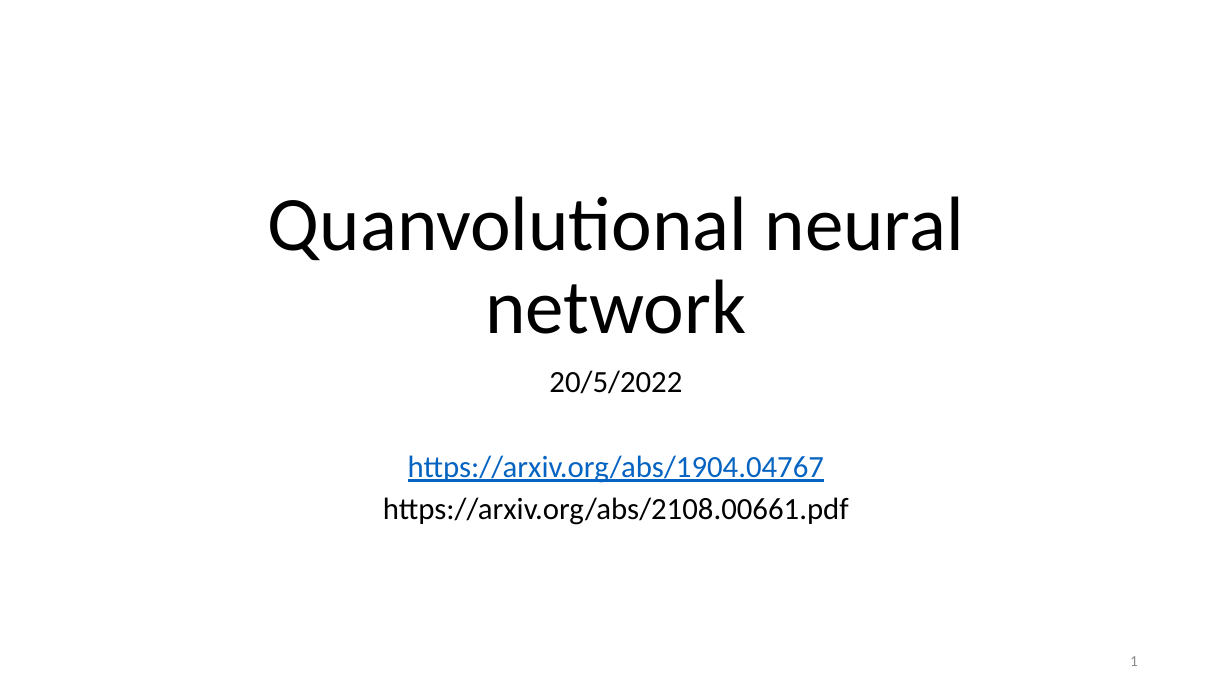
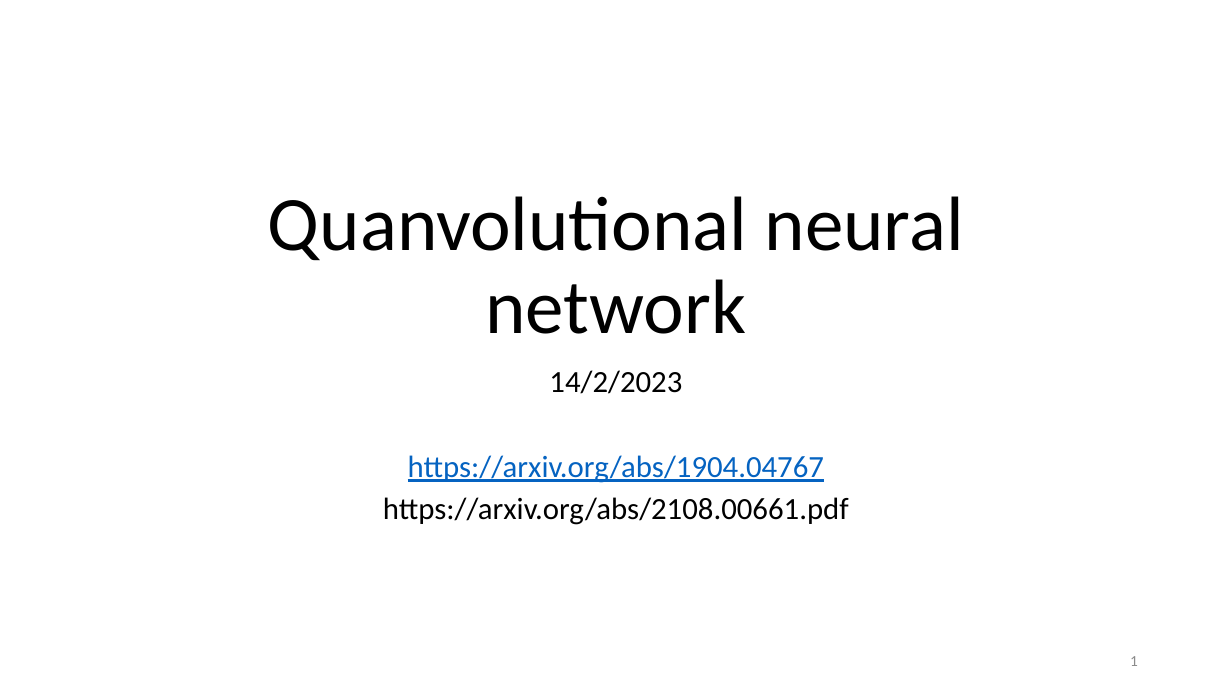
Before and after one commit to vutuanhai237/DynamicQNN, a slide deck: slide 1 of thesis/Quanvolutional neural network.pptx. Drawn at 1232x693 pixels with LibreOffice and Linux fonts; fonts in the diff are those of the drawing. Boxes give left, top, right and bottom in pixels: in the first picture for what was removed or moved away, otherwise in the second. Text is boxed around its words. In the diff, an @@ line names an element or a change of style, - is before the commit and + after.

```diff
--- a/thesis/Quanvolutional neural network.pptx
+++ b/thesis/Quanvolutional neural network.pptx
@@ subtitle at [549, 370, 682, 394]: text changed @@
-20/5/2022
+14/2/2023
```
Also in this commit, not shown: 11 other slides changed, 3 slides added, 10 slides removed.
